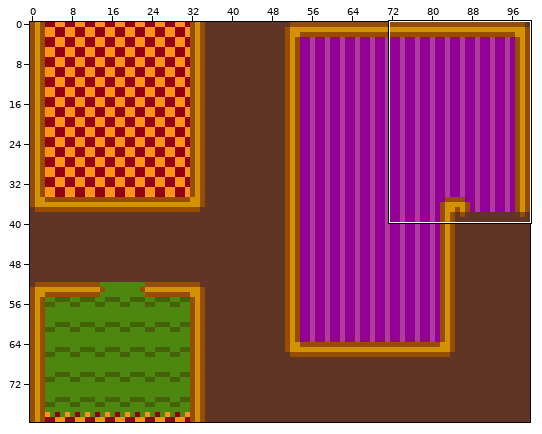
One commit to this sprite sheet: assets/background.png. The first picture is a wide view before the edit; the outline marks the close-up.
Close-up. Earlier state:
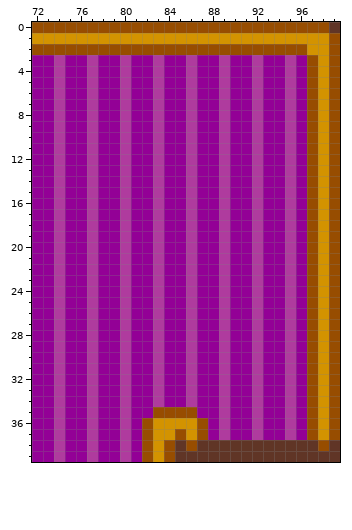
The file is 100x80 pixels. Colours within 5 levels of each other are drawn and written as one. Shown: x 72..99, y 0..39. The commit also changed other parts of the picture, which this record leaves out.
Now the later version:
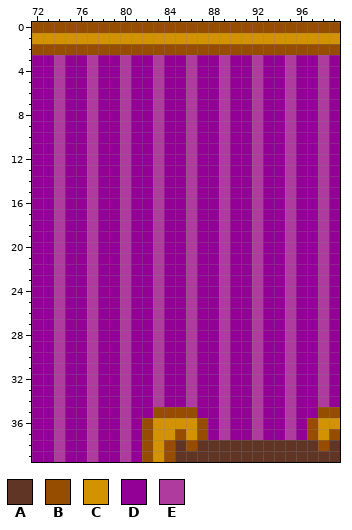
Palette (. is transparent): A #603526  B #974d00  C #d39300  D #930096  E #af3b9e
Change:
y 0: x 99 A -> B
y 1: x 99 B -> C
y 2: x 97..98 CC -> BB
y 3..34: x 97..99 BCB -> DED
y 35: x 97..98 BC -> DB
y 36: x 99 B -> C
Changed places in both close-ups, as pixel boxes (x1, y1, x2, y2):
changed: (307, 22, 340, 429)
